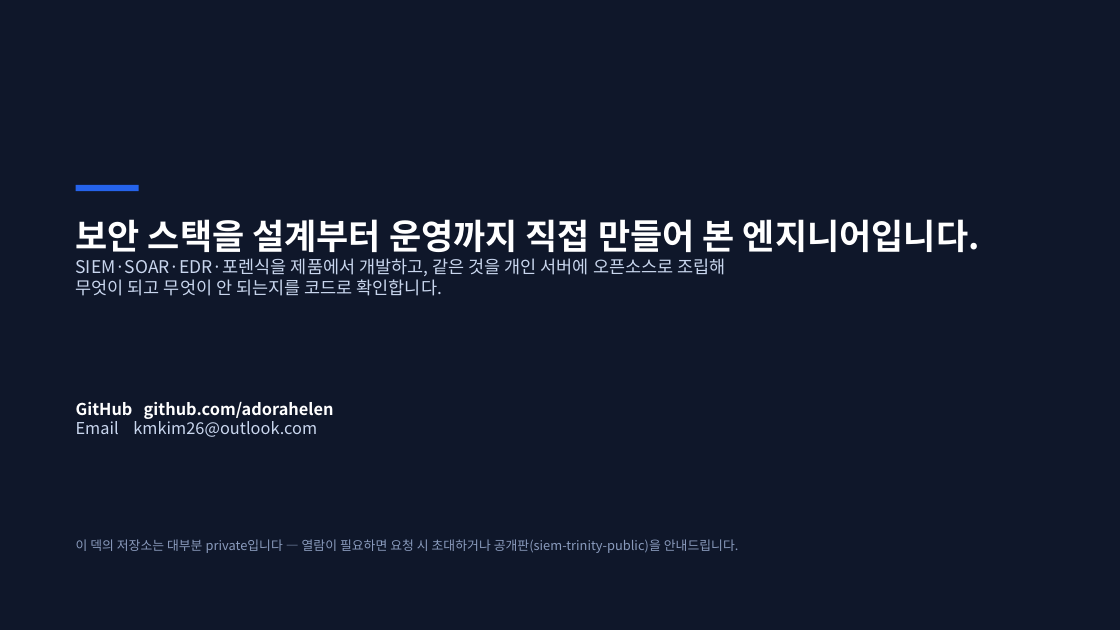
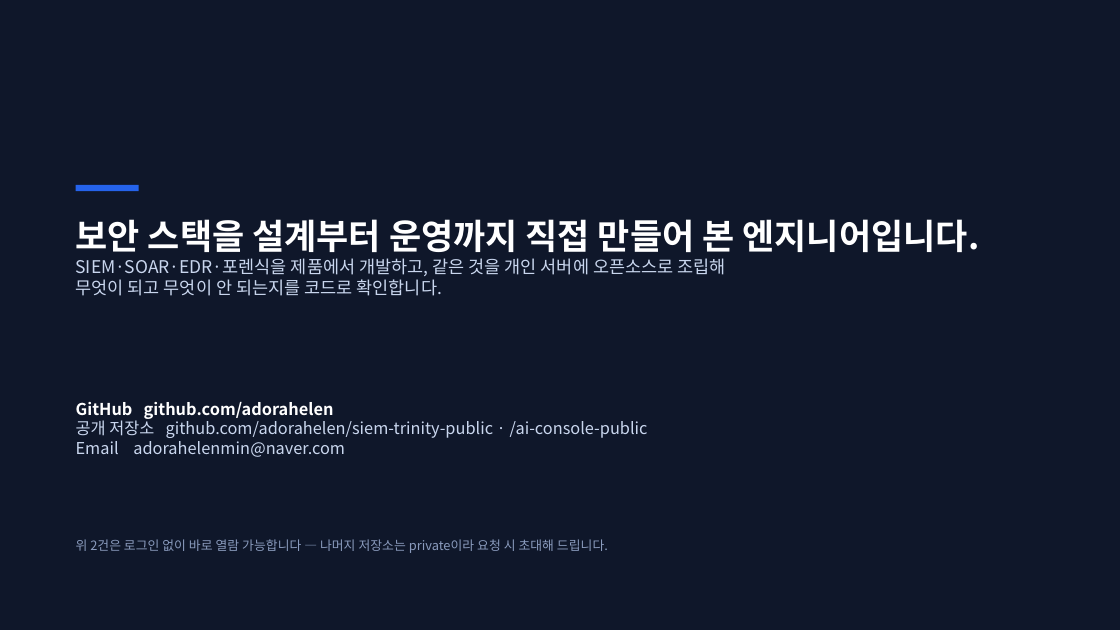
Before and after one commit to adorahelen/adorahelen.github.io, a slide deck: slide 18 of static/portfolio/kangmin-kim-portfolio-ko.pptx. Drawn at 1120x630 pixels with LibreOffice and Linux fonts; fonts in the diff are those of the drawing. Boxes give left, top, right and bottom in pixels: in the first picture for what was removed or moved away, otherwise in the second. Text is boxed around its words. In the diff, an @@ line names an element or a change of style, - is before the commit and + after.

```diff
--- a/static/portfolio/kangmin-kim-portfolio-ko.pptx
+++ b/static/portfolio/kangmin-kim-portfolio-ko.pptx
@@ text at [76, 418, 648, 457]: text changed @@
-Email kmkim26@outlook.com
+공개 저장소 github.com/adorahelen/siem-trinity-public · /ai-console-public
+Email adorahelenmin@naver.com
@@ text at [76, 539, 608, 553]: text changed @@
-이 덱의 저장소는 대부분 private입니다 — 열람이 필요하면 요청 시 초대하거나 공개판(siem-trinity-public)을 안내드립니다.
+위 2건은 로그인 없이 바로 열람 가능합니다 — 나머지 저장소는 private이라 요청 시 초대해 드립니다.
```
Also in this commit, not shown: 9 other slides changed, 21 other files.
